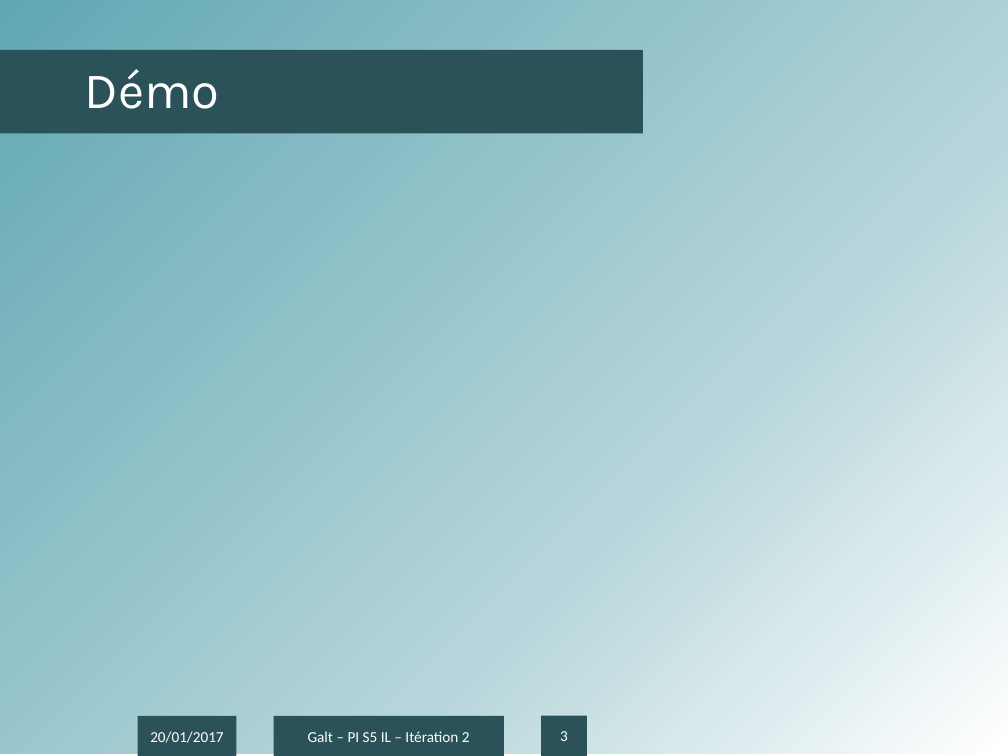
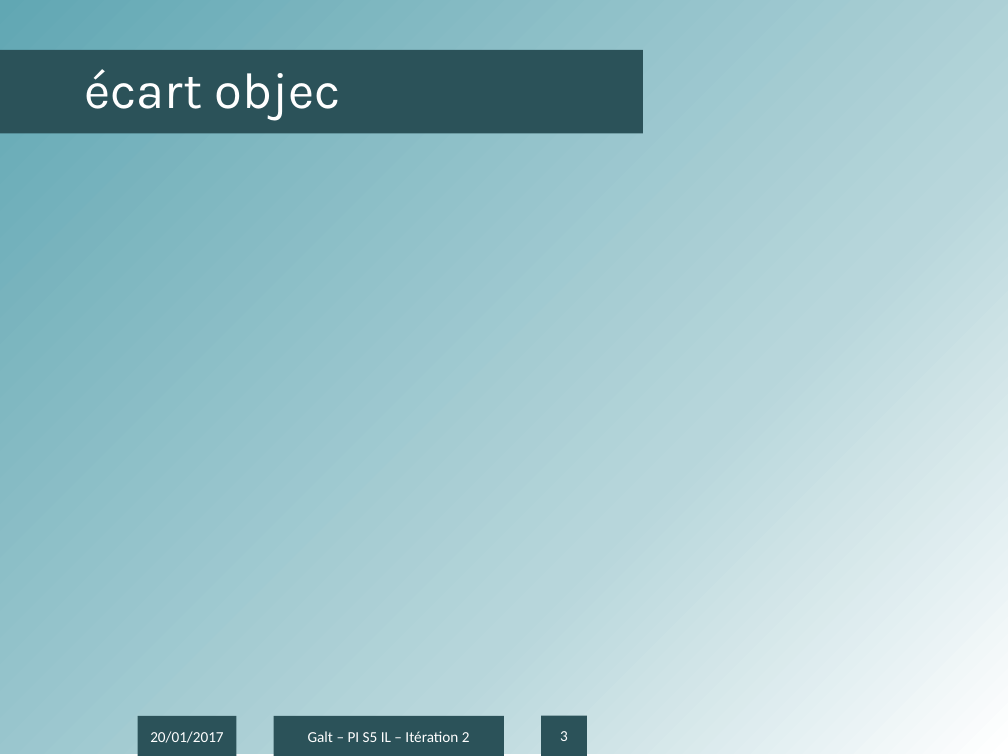
Before and after one commit to antonin-charrier/Project-Galt, a slide deck: slide 3 of Itérations/Présentation IT2.pptx. Drawn at 1008x756 pixels with LibreOffice and Linux fonts; fonts in the diff are those of the drawing; background and template pictures are left out. Boxes give left, top, right and bottom in pixels: in the first picture for what was removed or moved away, otherwise in the second. Text is boxed around its words. In the diff, an @@ line names an element or a change of style, - is before the commit and + after.

Commit message:
ppt3

```diff
--- a/Itérations/Présentation IT2.pptx
+++ b/Itérations/Présentation IT2.pptx
@@ title at (85,69,340,120): text changed @@
-Démo
+écart objec
```
